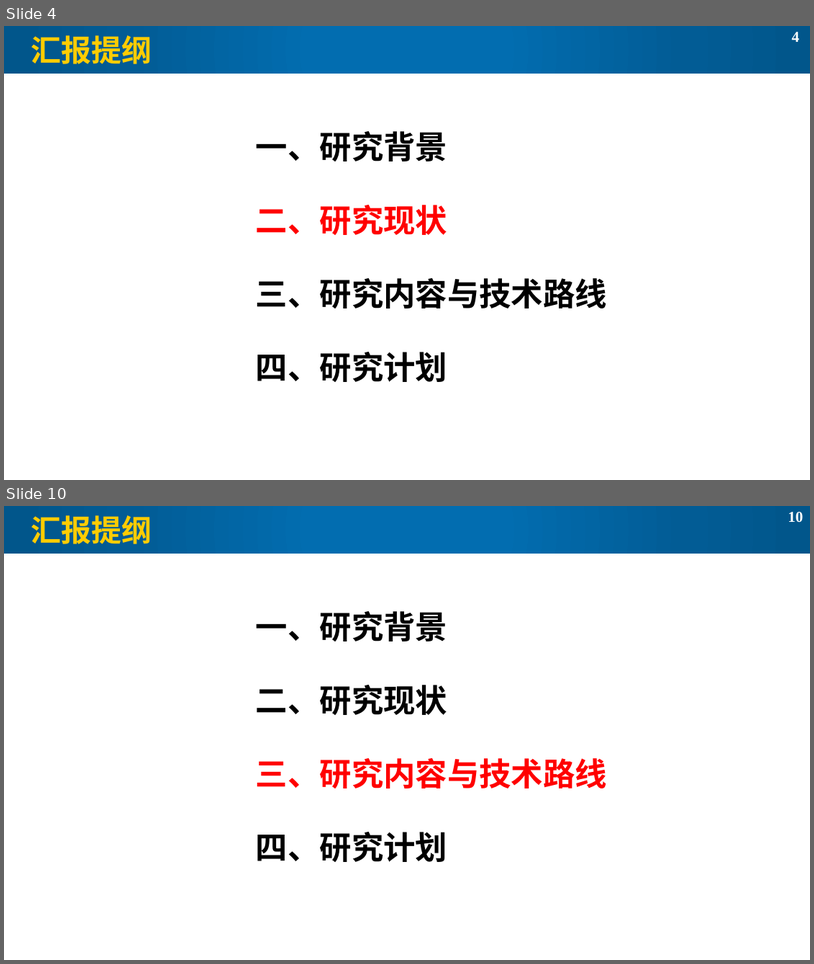
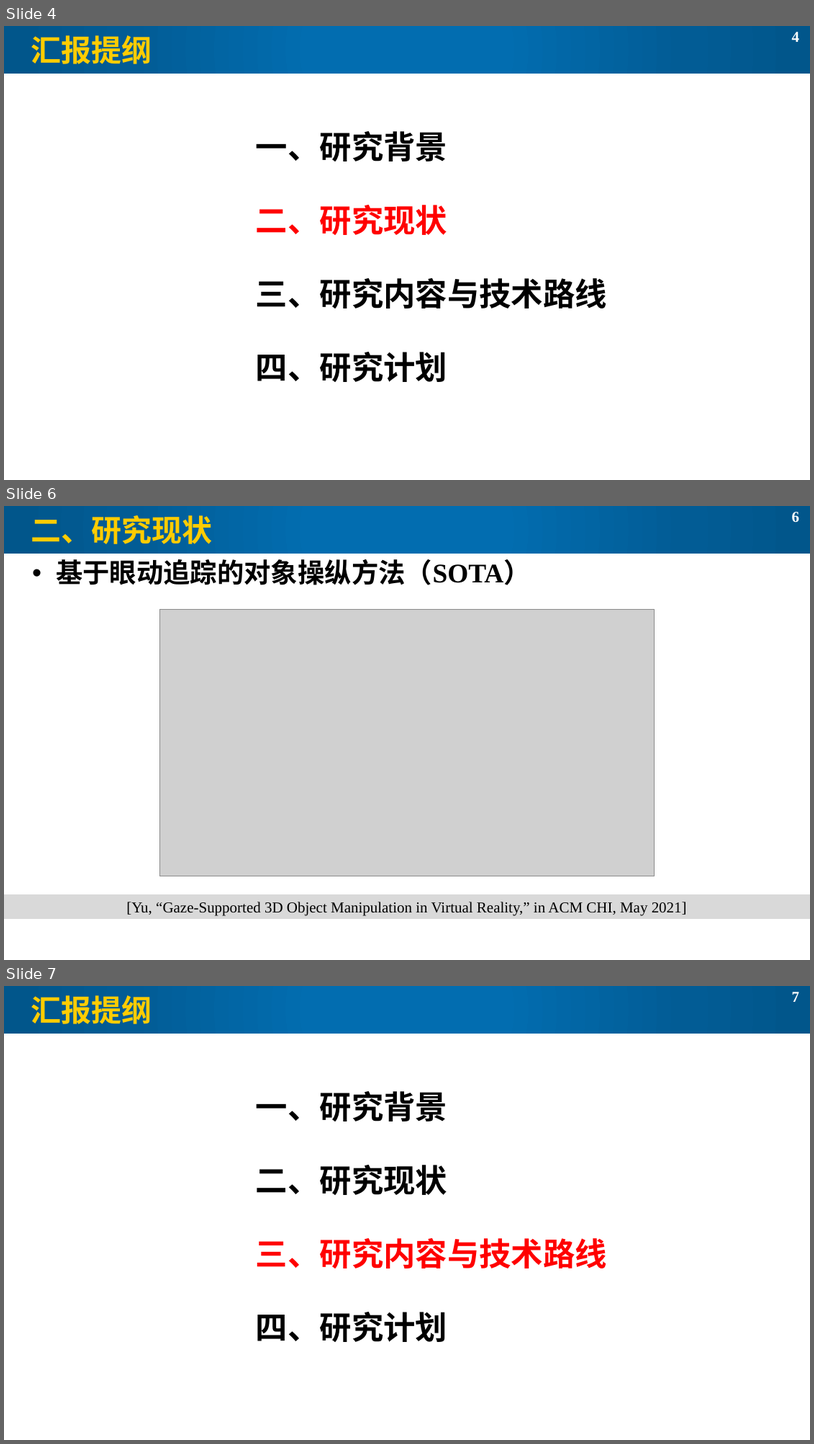
Before and after one commit to lorenz-liu/gaze-dominant-manipulation, a slide deck: PAPERWORK/毕设开题PPT.pptx. Shown one above the other, each under a label of ours: slides 4 and 10 before the commit, slides 4, 6 and 7 after it; the slides between them are not shown. The pictures are 814x964 and 814x1444 pixels, drawn with LibreOffice and Linux fonts; fonts in the diff are those of the drawing; grey boxes stand for pictures. Boxes give left, top, right and bottom in pixels: in the first picture for what was removed or moved away, otherwise in the second. Text is boxed around its words. In the diff, an @@ line names an element or a change of style, - is before the commit and + after.

```diff
--- a/PAPERWORK/毕设开题PPT.pptx
+++ b/PAPERWORK/毕设开题PPT.pptx
@@ slide 6 added at (4,506,810,960), background #FFFFFF; not listed: 3 template elements that a slide beside it also shows @@
@@ title added at (31,515,213,544), 36 pt, text #FFCC00, bold @@
+二、研究现状
@@ text added at (56,559,531,585), 32 pt, text #000000, bold @@
+• 基于眼动追踪的对象操纵方法（SOTA）
@@ picture added at (160,609,655,875) @@
@@ rectangle added at (4,894,810,919), fill #D9D9D9, 18 pt, text #000000 @@
+[Yu, “Gaze-Supported 3D Object Manipulation in Virtual Reality,” in ACM CHI, May 2021]
@@ what was slide 10 is now slide 7 @@
@@ page number at (792,992,800,1002): text changed @@
-10
+7
```
Also in this commit, not shown: 6 slides changed, 1 other slide added, 4 slides removed, 7 other files.
